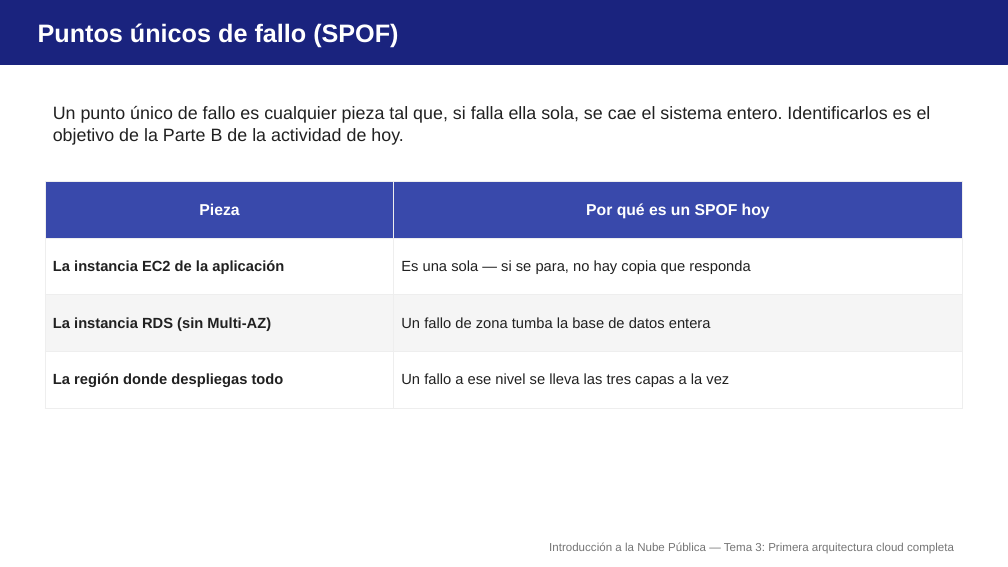
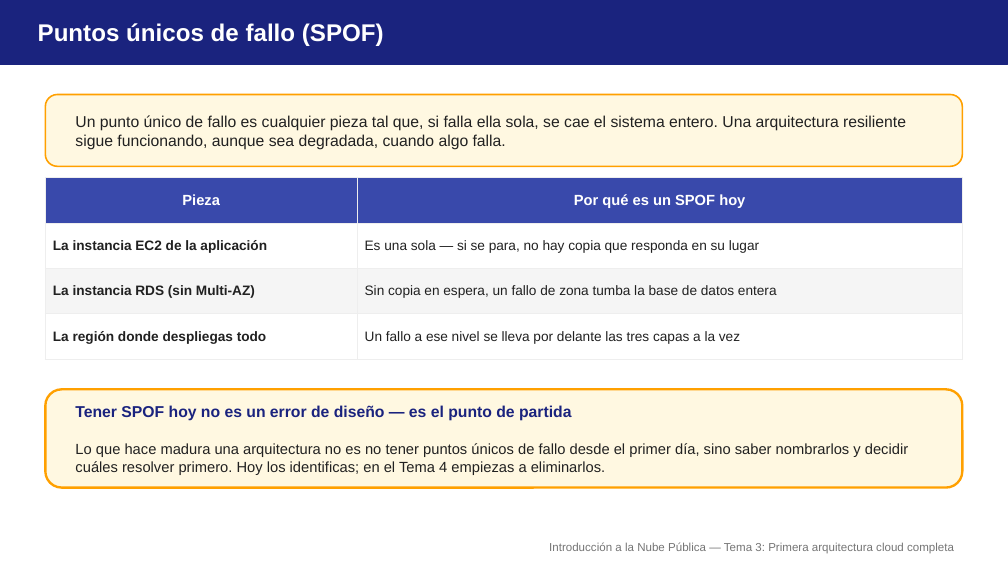
Before and after one commit to aitorventura/introduccion-nube, a slide deck: slide 11 of docs/tema3/diapositivas/arquitectura-completa.pptx (slide 12 before the commit). Drawn at 1008x567 pixels with LibreOffice and Linux fonts; fonts in the diff are those of the drawing. Boxes give left, top, right and bottom in pixels: in the first picture for what was removed or moved away, otherwise in the second. Text is boxed around its words. In the diff, an @@ line names an element or a change of style, - is before the commit and + after.

Commit message:
Rehace visualmente las diapositivas de Temas 1 a 5
Reconstruye los decks de primer-contacto-aws, vpc-diseno, seguridad-red,
maquinas-virtuales, almacenamiento, bases-datos-gestionadas,
arquitectura-completa, alta-disponibilidad-escalado, dns-https-cdn,
monitorizacion-operacion, iam-aplicado y economia-nube con tarjetas,
tablas y diagramas nativos en vez de listados de texto, revisadas a
90dpi para descartar solapamientos.

```diff
--- a/docs/tema3/diapositivas/arquitectura-completa.pptx
+++ b/docs/tema3/diapositivas/arquitectura-completa.pptx
@@ text "Puntos únicos de fallo (SPOF)" at <box>38,23,384,46</box>: size 24 to 23 pt @@
@@ rounded rectangle added at <box>45,95,963,166</box>, fill #FFF8E1, outline #FFA000 1.5 pt @@
@@ text "Un punto único de fallo ..." at <box>75,115,906,150</box>: vertical alignment top to middle @@
@@ text at <box>75,115,906,150</box>: text changed; size 17 to 15 pt @@
-Un punto único de fallo es cualquier pieza tal que, si falla ella sola, se cae el sistema entero. Identificarlos es el objetivo de la Parte B de la actividad de hoy.
+Un punto único de fallo es cualquier pieza tal que, si falla ella sola, se cae el sistema entero. Una arquitectura resiliente sigue funcionando, aunque sea degradada, cuando algo falla.
@@ table at <box>45,178,963,348</box> @@
-row 2, column 2: Es una sola — si se para, no hay copia que responda
+row 2, column 2: Es una sola — si se para, no hay copia que responda en su lugar
-row 3, column 2: Un fallo de zona tumba la base de datos entera
+row 3, column 2: Sin copia en espera, un fallo de zona tumba la base de datos entera
-row 4, column 2: Un fallo a ese nivel se lleva las tres capas a la vez
+row 4, column 2: Un fallo a ese nivel se lleva por delante las tres capas a la vez
@@ size 15 to 14 pt in "Pieza", "Por qué es un SPOF hoy" @@
@@ size 14 to 13 pt in "La instancia EC2 de la aplicación", "La instancia RDS (sin Multi-AZ)", "La región donde despliegas todo" @@
@@ rounded rectangle added at <box>45,389,963,488</box>, fill #FFF8E1, outline #FFA000 2.25 pt @@
@@ text added at <box>75,405,908,475</box>, 14 pt, text #212121 @@
+Tener SPOF hoy no es un error de diseño — es el punto de partida
+Lo que hace madura una arquitectura no es no tener puntos únicos de fallo desde el primer día, sino saber nombrarlos y decidir cuáles resolver primero. Hoy los identificas; en el Tema 4 empiezas a eliminarlos.
```
Also in this commit, not shown: 10 other slides changed, 1 slide added, 3 slides removed, 23 other files.
